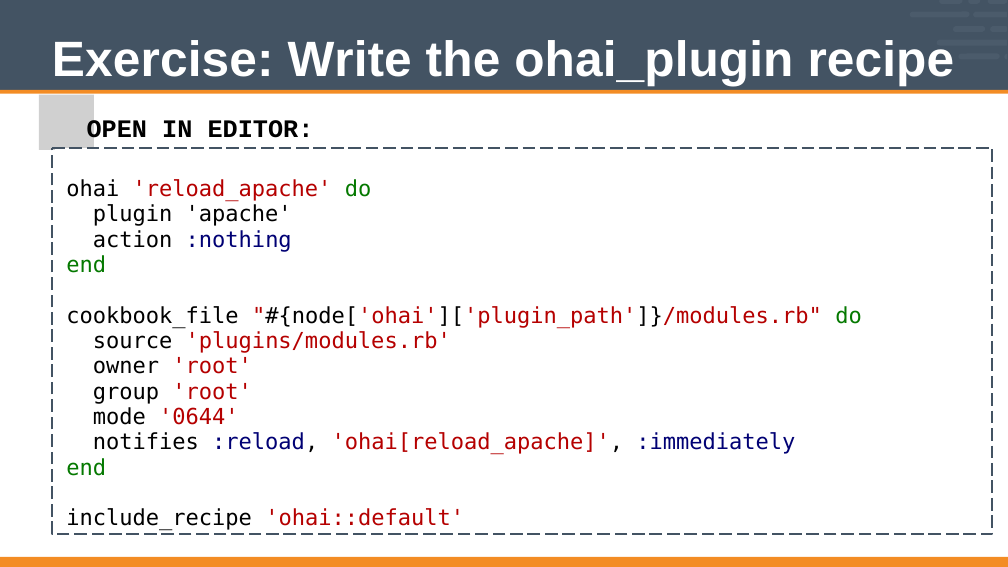
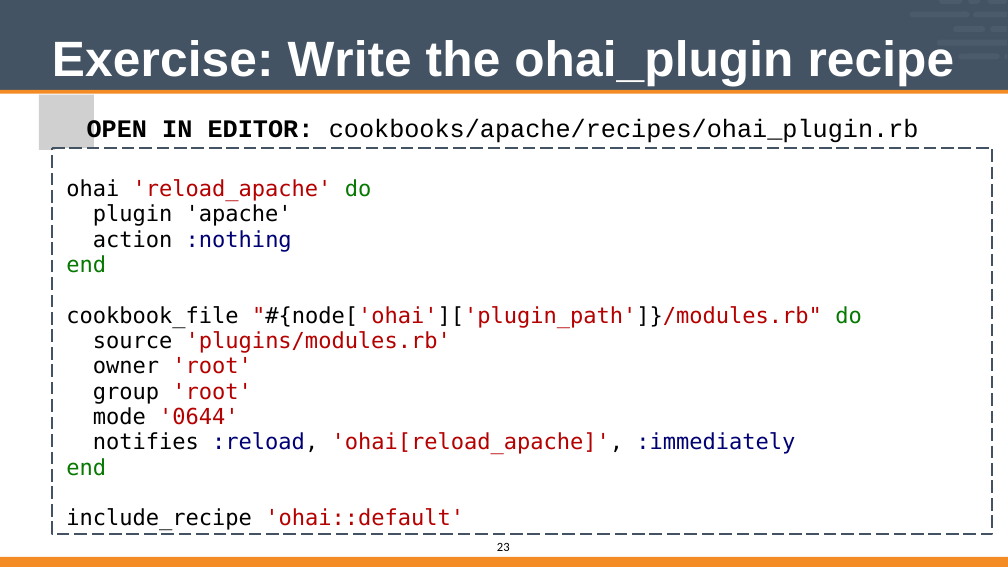
Before and after one commit to vinyar/chef-intermediate, a slide deck: slide 23 of Modules/06-Chef_Intermediate.pptx. Drawn at 1008x567 pixels with LibreOffice and Linux fonts; fonts in the diff are those of the drawing; grey boxes stand for pictures. Boxes give left, top, right and bottom in pixels: in the first picture for what was removed or moved away, otherwise in the second. Text is boxed around its words. In the diff, an @@ line names an element or a change of style, - is before the commit and + after.

```diff
--- a/Modules/06-Chef_Intermediate.pptx
+++ b/Modules/06-Chef_Intermediate.pptx
@@ text "OPEN IN EDITOR: cookbooks/apache/recipes/ohai_plugin.rb" rewrapped from (87, 119, 677, 176) to (87, 119, 919, 146) @@
@@ page number added at (497, 543, 510, 551), 16 pt, text #000000 @@
+23
```
Also in this commit, not shown: 45 other slides changed.
